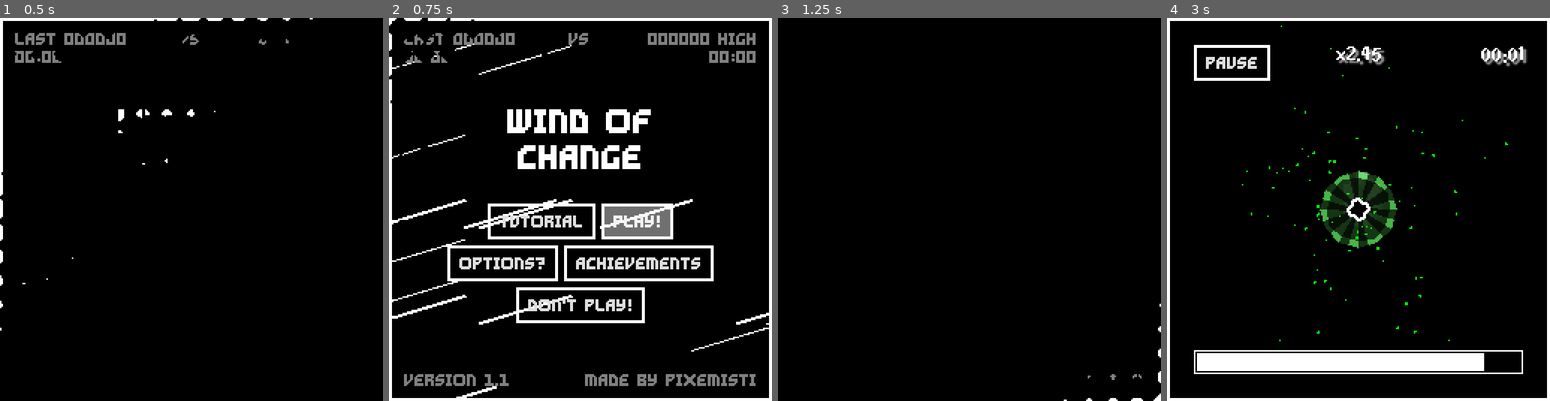
Above: before the commit, frames 1-4 (left to right).
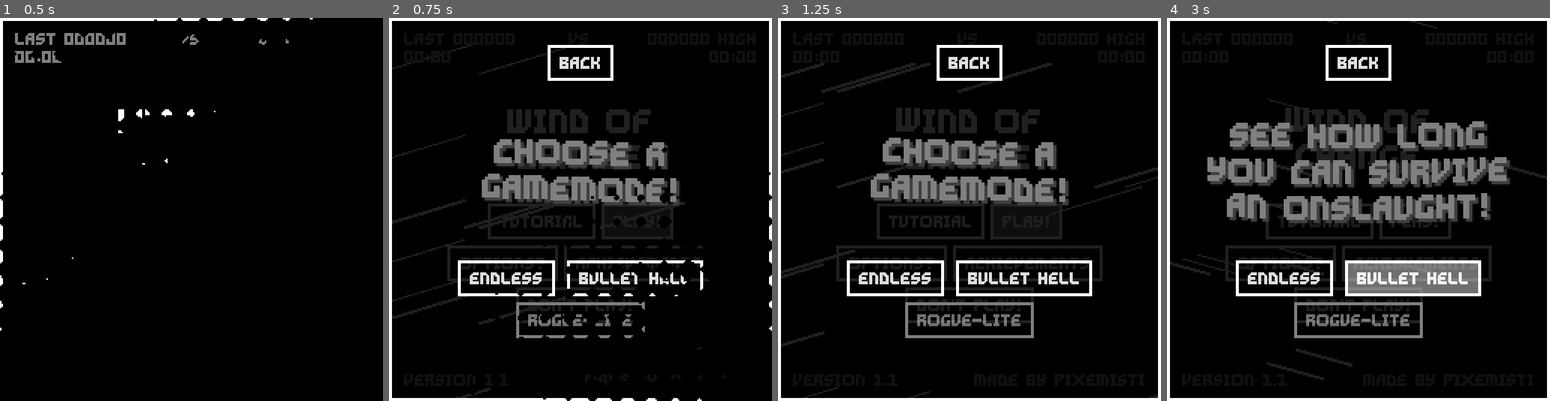
Above: after the commit, the same moments.

Repository: Ayabee527/mini-jam-155-wind
Game: Godot game, scene res://main_menu/main_menu.tscn
Same seed, same stepped clock (60 frames per second), same inputs: the game is played once before the commit and once after it.
Inputs (mouse positions are in pixels of both pictures, inside the frame that each line leads up to):
- Up to frame 1 (0.5 s): no input
- Up to frame 2 (0.75 s): click "PLAY!" at 0.5 s
- Up to frame 3 (1.25 s): no input
- Up to frame 4 (3 s): click (1358, 63) at 1.25 s, where only the run after the commit has a clickable "Back"; click (1415, 220) at 2 s, where only the run after the commit has a clickable "PLAY!"; click (1412, 278) at 2.75 s, where only the run after the commit has a clickable "Bullet Hell"

Frame 1 is identical in both runs. In frame 2, 20% of the frame differs, in the area x 0-100%, y 0-100%; in frame 3, 20%; in frame 4, 29%, in the area x 0-100%, y 0-95%.

Commit message:
more score tweaks + mode menu

Diff:
--- a/game/endless/endless.gd
+++ b/game/endless/endless.gd
@@ -116,8 +116,8 @@
 	wind_momma.wind_speed += direction.length()
 	#wind_momma.wind_speed *= 1.01
 
-	if abs( wind_momma.wind_direction.dot(direction.normalized()) ) > -0.5:
-		wind_momma.wind_direction = direction.normalized()
+	#if abs( wind_momma.wind_direction.dot(direction.normalized()) ) > -0.5:
+	wind_momma.wind_direction = direction.normalized()
 	#bump_window(direction)
 
 
--- a/game/endless/score_handler.gd
+++ b/game/endless/score_handler.gd
@@ -32,7 +32,7 @@
 
 	multiplier += get_timer_multiplier() * delta * 0.75
 	multiplier += get_speed_multiplier() * delta * 0.75
-	multiplier = lerp(multiplier, 1.0, (multiplier / 12.5) * delta)
+	multiplier = lerp(multiplier, 1.0, (multiplier / 50.0) * delta)
 	#multiplier = move_toward(multiplier, 1.0, 3.75 * delta)
 
 	multiplier = clamp(multiplier, 0.0, 50.0)
@@ -86,9 +86,11 @@
 	combo += 1
 	if combo > 1:
 		score += (100 * (1.0 + (combo * 0.25))) * multiplier
-		multiplier *= 2.0
+		multiplier *= 3.0
 
 
 func _on_player_hurt() -> void:
 	multiplier = 0.0
-	score -= 50 * (1.0 * (1.0 + (combo * 0.25)))
+	var score_multiplier = max(0.99 - (combo * 0.001), 0.8)
+	print(score_multiplier)
+	score *= score_multiplier
--- a/game/main_menu/main_menu.gd
+++ b/game/main_menu/main_menu.gd
@@ -9,6 +9,7 @@
 
 @export var options_menu: OptionsMenu
 @export var achieves_menu: AchievesMenu
+@export var mode_menu: PanelContainer
 
 func _ready() -> void:
 	DataLoader.load_config()
@@ -65,7 +66,7 @@
 		get_tree().quit()
 
 func _on_play_pressed() -> void:
-	SceneSwitcher.switch_to("res://endless/endless.tscn")
+	mode_menu.show()
 
 
 func _on_tutorial_pressed() -> void:
--- a/game/main_menu/main_menu.tscn
+++ b/game/main_menu/main_menu.tscn
@@ -8,6 +8,7 @@
 [ext_resource type="PackedScene" uid="uid://cmamu5udwoaqb" path="res://main_menu/options/options_menu.tscn" id="4_y87sg"]
 [ext_resource type="PackedScene" uid="uid://c24up3gigjdps" path="res://main_menu/achievement_menu/achieves_menu.tscn" id="5_1e1bo"]
 [ext_resource type="AudioStream" uid="uid://b82ilmqxmlcla" path="res://assets/sounds/1up.wav" id="5_cp7sa"]
+[ext_resource type="Script" path="res://main_menu/mode_menu.gd" id="8_2jq52"]
 
 [sub_resource type="StyleBoxFlat" id="StyleBoxFlat_jdj60"]
 bg_color = Color(0, 0, 0, 1)
@@ -53,7 +54,22 @@
 border_width_bottom = 2
 border_color = Color(1, 1, 1, 1)
 
-[node name="MainMenu" type="PanelContainer" node_paths=PackedStringArray("quit_butt", "last_score", "high_score", "last_time", "high_time", "options_menu", "achieves_menu")]
+[sub_resource type="StyleBoxFlat" id="StyleBoxFlat_3oyjb"]
+bg_color = Color(0, 0, 0, 0.87451)
+
+[sub_resource type="StyleBoxFlat" id="StyleBoxFlat_5dfhj"]
+content_margin_left = 8.0
+content_margin_top = 8.0
+content_margin_right = 8.0
+content_margin_bottom = 8.0
+bg_color = Color(1, 1, 1, 0)
+border_width_left = 2
+border_width_top = 2
+border_width_right = 2
+border_width_bottom = 2
+border_color = Color(0.501961, 0.501961, 0.501961, 1)
+
+[node name="MainMenu" type="PanelContainer" node_paths=PackedStringArray("quit_butt", "last_score", "high_score", "last_time", "high_time", "options_menu", "achieves_menu", "mode_menu")]
 anchors_preset = 15
 anchor_right = 1.0
 anchor_bottom = 1.0
@@ -68,6 +84,7 @@
 high_time = NodePath("MarginContainer/VBoxContainer/Times/HiTime")
 options_menu = NodePath("OptionsMenu")
 achieves_menu = NodePath("AchievesMenu")
+mode_menu = NodePath("ModeMenu")
 
 [node name="WindHolder" type="Node2D" parent="."]
 script = ExtResource("1_d3t3r")
@@ -263,6 +280,99 @@
 visible = false
 layout_mode = 2
 
+[node name="ModeMenu" type="PanelContainer" parent="." node_paths=PackedStringArray("description_label")]
+visible = false
+layout_mode = 2
+theme_override_styles/panel = SubResource("StyleBoxFlat_3oyjb")
+script = ExtResource("8_2jq52")
+description_label = NodePath("MarginContainer/VBoxContainer/dESCRIPTION")
+
+[node name="MarginContainer" type="MarginContainer" parent="ModeMenu"]
+layout_mode = 2
+theme_override_constants/margin_left = 16
+theme_override_constants/margin_top = 16
+theme_override_constants/margin_right = 16
+theme_override_constants/margin_bottom = 40
+
+[node name="VBoxContainer" type="VBoxContainer" parent="ModeMenu/MarginContainer"]
+layout_mode = 2
+
+[node name="Back" type="Button" parent="ModeMenu/MarginContainer/VBoxContainer"]
+layout_mode = 2
+size_flags_horizontal = 4
+size_flags_vertical = 0
+theme_override_fonts/font = ExtResource("1_of1rs")
+theme_override_font_sizes/font_size = 8
+theme_override_styles/normal = SubResource("StyleBoxFlat_cxlch")
+theme_override_styles/hover = SubResource("StyleBoxFlat_g825x")
+theme_override_styles/pressed = SubResource("StyleBoxFlat_jhgke")
+theme_override_styles/focus = SubResource("StyleBoxFlat_g825x")
+text = "Back"
+
+[node name="dESCRIPTION" type="RichTextLabel" parent="ModeMenu/MarginContainer/VBoxContainer"]
+clip_contents = false
+custom_minimum_size = Vector2(160, 0)
+layout_mode = 2
+size_flags_vertical = 6
+theme_override_colors/default_color = Color(0.501961, 0.501961, 0.501961, 1)
+theme_override_colors/font_shadow_color = Color(0.25098, 0.25098, 0.25098, 1)
+theme_override_constants/shadow_offset_x = 2
+theme_override_constants/shadow_offset_y = 2
+theme_override_constants/line_separation = 8
+theme_override_fonts/normal_font = ExtResource("1_of1rs")
+theme_override_font_sizes/normal_font_size = 16
+bbcode_enabled = true
+text = "[wave amp=16 freq=25][center]CHOOSE A GAMEMODE!"
+fit_content = true
+scroll_active = false
+
+[node name="VBoxContainer" type="VBoxContainer" parent="ModeMenu/MarginContainer/VBoxContainer"]
+layout_mode = 2
+size_flags_horizontal = 4
+size_flags_vertical = 8
+
+[node name="HBoxContainer" type="HBoxContainer" parent="ModeMenu/MarginContainer/VBoxContainer/VBoxContainer"]
+layout_mode = 2
+size_flags_horizontal = 4
+theme_override_constants/separation = 8
+
+[node name="Endless" type="Button" parent="ModeMenu/MarginContainer/VBoxContainer/VBoxContainer/HBoxContainer"]
+layout_mode = 2
+theme_override_fonts/font = ExtResource("1_of1rs")
+theme_override_font_sizes/font_size = 8
+theme_override_styles/normal = SubResource("StyleBoxFlat_cxlch")
+theme_override_styles/hover = SubResource("StyleBoxFlat_g825x")
+theme_override_styles/pressed = SubResource("StyleBoxFlat_jhgke")
+theme_override_styles/focus = SubResource("StyleBoxFlat_g825x")
+text = "Endless"
+
+[node name="BulletHell" type="Button" parent="ModeMenu/MarginContainer/VBoxContainer/VBoxContainer/HBoxContainer"]
+layout_mode = 2
+theme_override_fonts/font = ExtResource("1_of1rs")
+theme_override_font_sizes/font_size = 8
+theme_override_styles/normal = SubResource("StyleBoxFlat_cxlch")
+theme_override_styles/hover = SubResource("StyleBoxFlat_g825x")
+theme_override_styles/pressed = SubResource("StyleBoxFlat_jhgke")
+theme_override_styles/focus = SubResource("StyleBoxFlat_g825x")
+text = "Bullet Hell"
+
+[node name="HBoxContainer2" type="HBoxContainer" parent="ModeMenu/MarginContainer/VBoxContainer/VBoxContainer"]
+layout_mode = 2
+size_flags_horizontal = 4
+theme_override_constants/separation = 8
+
+[node name="RougeLike" type="Button" parent="ModeMenu/MarginContainer/VBoxContainer/VBoxContainer/HBoxContainer2"]
+layout_mode = 2
+theme_override_fonts/font = ExtResource("1_of1rs")
+theme_override_font_sizes/font_size = 8
+theme_override_styles/normal = SubResource("StyleBoxFlat_cxlch")
+theme_override_styles/hover = SubResource("StyleBoxFlat_g825x")
+theme_override_styles/pressed = SubResource("StyleBoxFlat_jhgke")
+theme_override_styles/disabled = SubResource("StyleBoxFlat_5dfhj")
+theme_override_styles/focus = SubResource("StyleBoxFlat_g825x")
+disabled = true
+text = "rogue-lite"
+
 [node name="Music" type="AudioStreamPlayer" parent="."]
 stream = ExtResource("4_wm8vi")
 autoplay = true
@@ -276,3 +386,13 @@
 [connection signal="pressed" from="CenterContainer/VBoxContainer/VBoxContainer/Quit" to="." method="_on_quit_pressed"]
 [connection signal="confirmed" from="OptionsMenu" to="." method="_on_options_menu_confirmed"]
 [connection signal="back" from="AchievesMenu" to="." method="_on_achieves_menu_back"]
+[connection signal="pressed" from="ModeMenu/MarginContainer/VBoxContainer/Back" to="ModeMenu" method="_on_back_pressed"]
+[connection signal="mouse_entered" from="ModeMenu/MarginContainer/VBoxContainer/VBoxContainer/HBoxContainer/Endless" to="ModeMenu" method="_on_endless_mouse_entered"]
+[connection signal="mouse_exited" from="ModeMenu/MarginContainer/VBoxContainer/VBoxContainer/HBoxContainer/Endless" to="ModeMenu" method="_on_endless_mouse_exited"]
+[connection signal="pressed" from="ModeMenu/MarginContainer/VBoxContainer/VBoxContainer/HBoxContainer/Endless" to="ModeMenu" method="_on_endless_pressed"]
+[connection signal="mouse_entered" from="ModeMenu/MarginContainer/VBoxContainer/VBoxContainer/HBoxContainer/BulletHell" to="ModeMenu" method="_on_bullet_hell_mouse_entered"]
+[connection signal="mouse_exited" from="ModeMenu/MarginContainer/VBoxContainer/VBoxContainer/HBoxContainer/BulletHell" to="ModeMenu" method="_on_bullet_hell_mouse_exited"]
+[connection signal="pressed" from="ModeMenu/MarginContainer/VBoxContainer/VBoxContainer/HBoxContainer/BulletHell" to="ModeMenu" method="_on_bullet_hell_pressed"]
+[connection signal="mouse_entered" from="ModeMenu/MarginContainer/VBoxContainer/VBoxContainer/HBoxContainer2/RougeLike" to="ModeMenu" method="_on_rouge_like_mouse_entered"]
+[connection signal="mouse_exited" from="ModeMenu/MarginContainer/VBoxContainer/VBoxContainer/HBoxContainer2/RougeLike" to="ModeMenu" method="_on_rouge_like_mouse_exited"]
+[connection signal="pressed" from="ModeMenu/MarginContainer/VBoxContainer/VBoxContainer/HBoxContainer2/RougeLike" to="ModeMenu" method="_on_rouge_like_pressed"]
--- /dev/null
+++ b/game/main_menu/mode_menu.gd
@@ -0,0 +1,47 @@
+extends PanelContainer
+
+@export var description_label: RichTextLabel
+
+
+func set_description_text(text: String) -> void:
+	description_label.text = "[wave amp=16 freq=25][center]"
+	description_label.text += text
+
+func _on_endless_mouse_entered() -> void:
+	set_description_text("see how high you can get your highscore!")
+
+
+func _on_bullet_hell_mouse_entered() -> void:
+	set_description_text("see how long you can survive an onslaught!")
+
+
+func _on_rouge_like_mouse_entered() -> void:
+	set_description_text("coming soon!")
+
+
+func _on_endless_mouse_exited() -> void:
+	set_description_text("choose a gamemode!")
+
+
+func _on_bullet_hell_mouse_exited() -> void:
+	set_description_text("choose a gamemode!")
+
+
+func _on_rouge_like_mouse_exited() -> void:
+	set_description_text("choose a gamemode!")
+
+
+func _on_back_pressed() -> void:
+	hide()
+
+
+func _on_endless_pressed() -> void:
+	SceneSwitcher.switch_to("res://endless/endless.tscn")
+
+
+func _on_bullet_hell_pressed() -> void:
+	pass # Replace with function body.
+
+
+func _on_rouge_like_pressed() -> void:
+	print("wait for 1.2 sweetie :3")
Not shown: 1 places in game/main_menu/main_menu.tscn that only renumber resources
